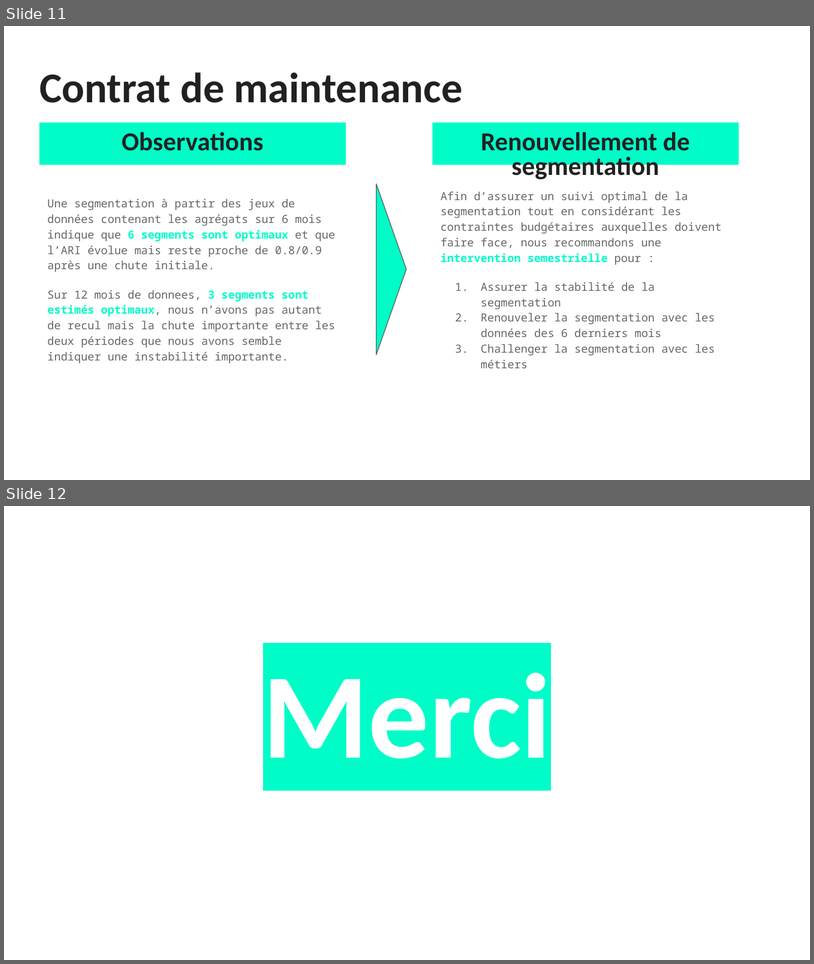
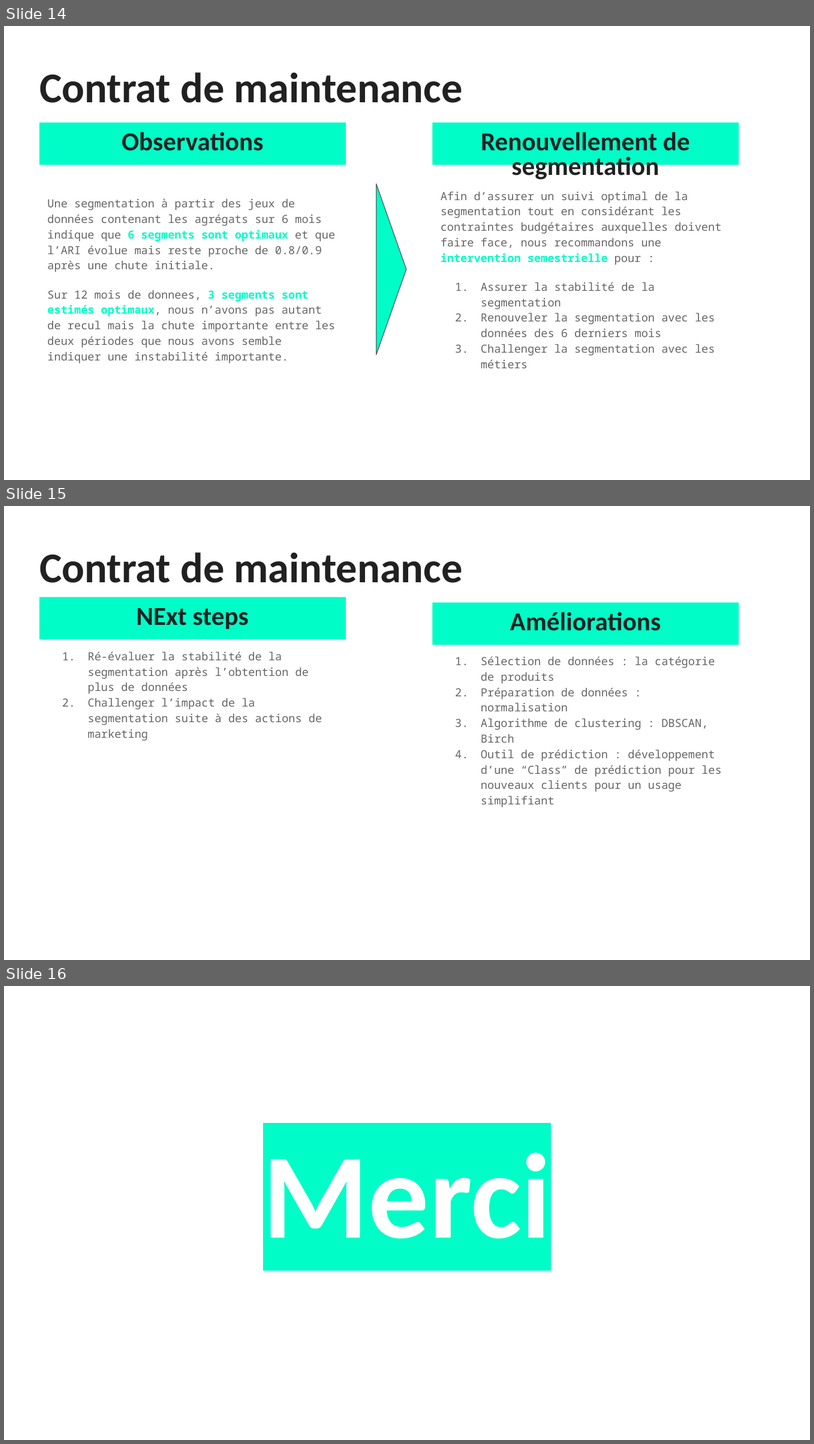
Before and after one commit to Laoban-man/P5_segmentation, a slide deck: source/P5_01_Support.pptx. Shown one above the other, each under a label of ours: slides 11 and 12 before the commit, slides 14, 15 and 16 after it. The pictures are 814x964 and 814x1444 pixels, drawn with LibreOffice and Linux fonts; fonts in the diff are those of the drawing. Boxes give left, top, right and bottom in pixels: in the first picture for what was removed or moved away, otherwise in the second. Text is boxed around its words. In the diff, an @@ line names an element or a change of style, - is before the commit and + after.

```diff
--- a/source/P5_01_Support.pptx
+++ b/source/P5_01_Support.pptx
@@ slide 15 added at (4,506,810,960), background #FFFFFF @@
@@ title added at (39,552,462,583), 37.8 pt, text #212121, bold @@
+Contrat de maintenance
@@ text added at (39,597,346,639), fill #00FDC8, 23.1 pt, text #212121, bold @@
+NExt steps
@@ text added at (432,603,738,645), fill #00FDC8, 23.1 pt, text #212121, bold @@
+Améliorations
@@ text added at (88,651,322,741), 10 pt, text #666666 @@
+1. Ré-évaluer la stabilité de la segmentation après l’obtention de plus de données
+2. Challenger l’impact de la segmentation suite à des actions de marketing
@@ text added at (481,656,722,807), 10 pt, text #666666 @@
+1. Sélection de données : la catégorie de produits
+2. Préparation de données : normalisation
+3. Algorithme de clustering : DBSCAN, Birch
+4. Outil de prédiction : développement d’une “Class” de prédiction pour les nouveaux clients pour un usage simplifiant
@@ what was slide 11 is now slide 14 @@
@@ what was slide 12 is now slide 16 @@
```
Also in this commit, not shown: 5 slides changed, 3 other slides added, 8 other files.
